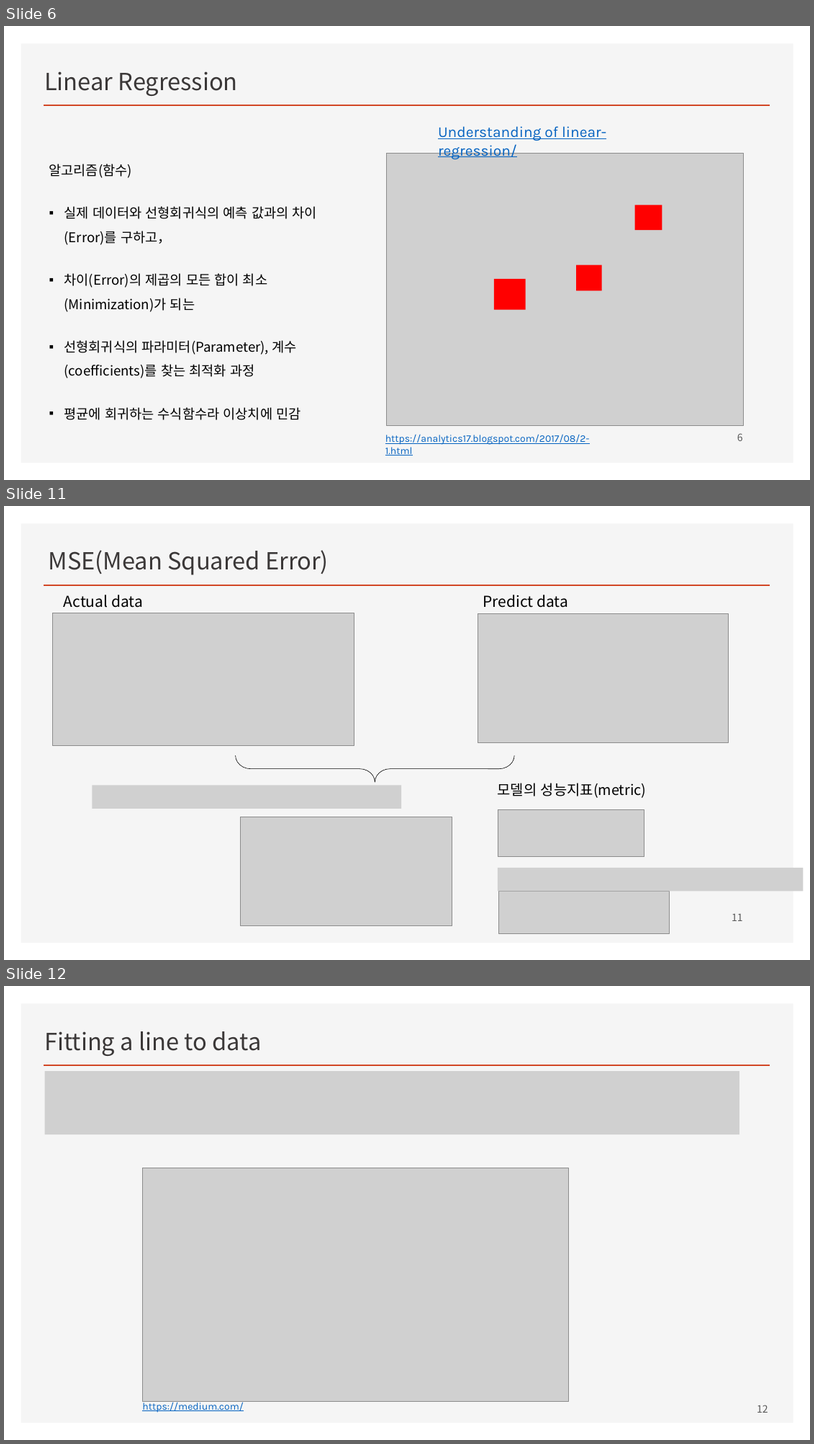
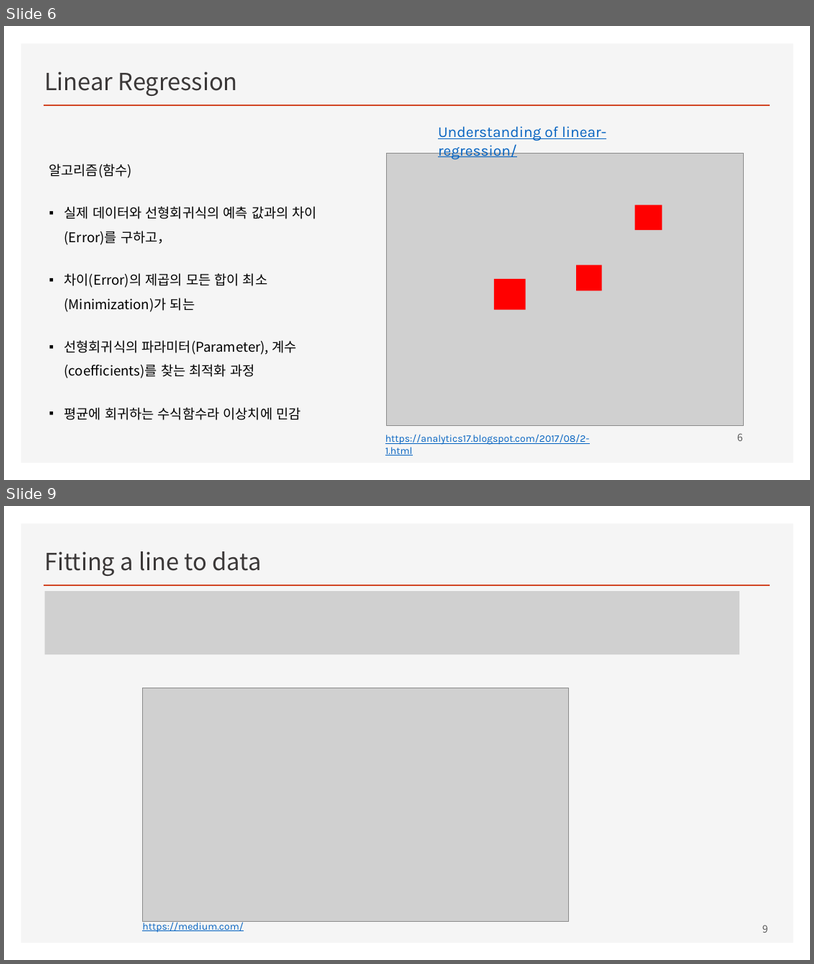
Before and after one commit to ancestor9/mathematics-for-machine-learning, a slide deck: Linear_Algebra/w4_Perceptron_Regression.pptx. Shown one above the other, each under a label of ours: slides 6, 11 and 12 before the commit, slides 6 and 9 after it; the slides between them are not shown. The pictures are 814x1444 and 814x964 pixels, drawn with LibreOffice and Linux fonts; fonts in the diff are those of the drawing; grey boxes stand for pictures; background and template pictures are left out. Boxes give left, top, right and bottom in pixels: in the first picture for what was removed or moved away, otherwise in the second. Text is boxed around its words. In the diff, an @@ line names an element or a change of style, - is before the commit and + after.

```diff
--- a/Linear_Algebra/w4_Perceptron_Regression.pptx
+++ b/Linear_Algebra/w4_Perceptron_Regression.pptx
@@ slide 11 removed at [4,506,810,960], background #FFFFFF; not listed: 2 template elements that a slide beside it also shows @@
@@ title removed at [49,550,329,575] @@
-MSE(Mean Squared Error)
@@ picture removed at [53,613,354,746] @@
@@ text removed at [64,595,143,608] @@
-Actual data
@@ text removed at [484,595,568,608] @@
-Predict data
@@ picture removed at [478,614,729,743] @@
@@ right brace removed at [235,755,514,782] @@
@@ picture removed at [93,785,401,808] @@
@@ text removed at [497,782,647,798] @@
-모델의 성능지표(metric)
@@ picture removed at [241,817,453,925] @@
@@ picture removed at [498,809,646,856] @@
@@ picture removed at [498,867,804,890] @@
@@ picture removed at [499,890,670,934] @@
@@ page number removed at [732,914,743,921] @@
-11
@@ what was slide 12 is now slide 9 @@
@@ page number at [763,924,769,932]: text changed @@
-12
+9
```
Also in this commit, not shown: 8 slides changed, 5 other slides removed.
